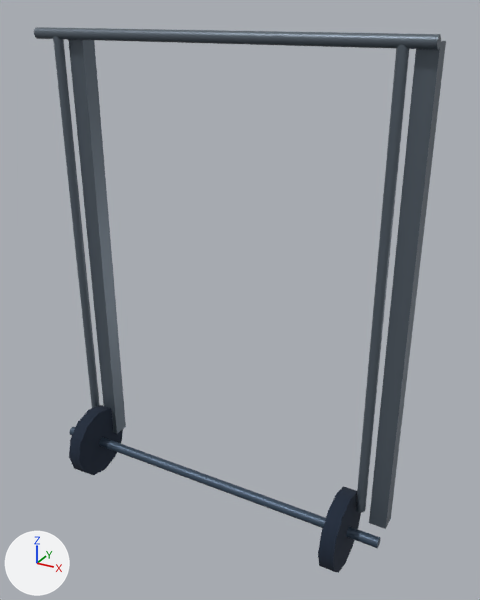
Before and after pictures for a commit that changed the glTF model motion/models/smith_machine.glb.
Both versions are drawn from a 50 mm lens placed at (1.47, -2.32, 2.2), pointed at (0.14, 0.09, 1.0). The lights are fixed; the arrows at lower left show +X, +Y and +Z. The picture after the commit comes second. Where no turn or scale is listed for an object, it has been applied to the vertices.

The first picture shows 'barbell', 'barbell_plate', 'barbell_plate.001', 'smithCross', 'smithGuide', 'smithGuide.001', 'smithUpright', 'smithUpright.001'.
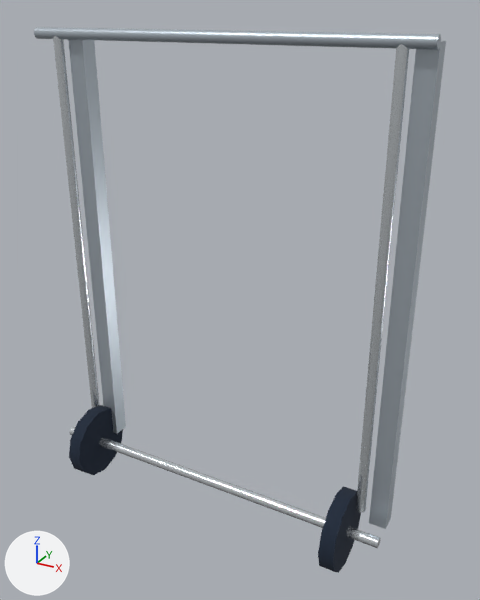
Location of each change, (x1, y1, x2, y2) in pixels of the pictures (480 x 600 px):
'smithUpright.001', recoloured (greyish blue to pale blue): (369, 41, 446, 529) in both
'smithUpright', recoloured (lighter): (68, 40, 126, 434) in both
'smithCross', recoloured (lighter): (34, 27, 441, 50) in both
'smithGuide.001', recoloured (greyish blue to white): (356, 44, 409, 513) in both
'smithGuide', recoloured (greyish blue to white): (53, 36, 100, 408) in both
'barbell', recoloured: (70, 427, 381, 548) in both

The change, as a diff of the scene's bpy script:
```diff
--- a/motion/models/smith_machine.glb.py
+++ b/motion/models/smith_machine.glb.py
@@ mat_material_0 @@
 mat_material_0 = principled_material('Material_0')
-mat_material_0.base_color = (0.0578, 0.0908, 0.138)  # dark blue #445568
+mat_material_0.base_color = (0.745, 0.791, 0.823)  # white #e0e6ea
 mat_material_0.metallic = 0.5
@@ mat_material_2 @@
 mat_material_2 = principled_material('Material_2')
-mat_material_2.base_color = (0.117, 0.147, 0.181)  # greyish blue #606b76
+mat_material_2.base_color = (0.491, 0.552, 0.61)  # pale blue #bac4cd
 mat_material_2.metallic = 0.48
```
